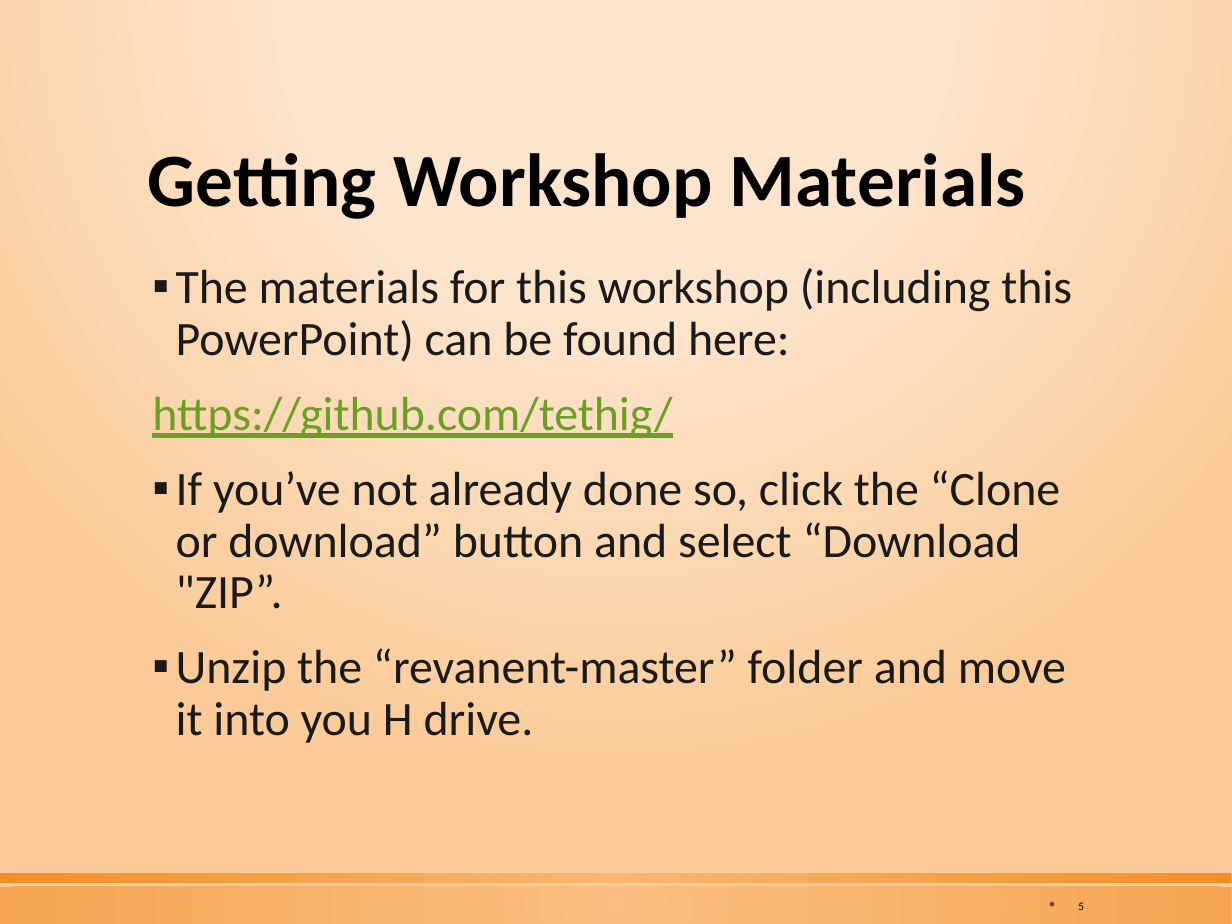
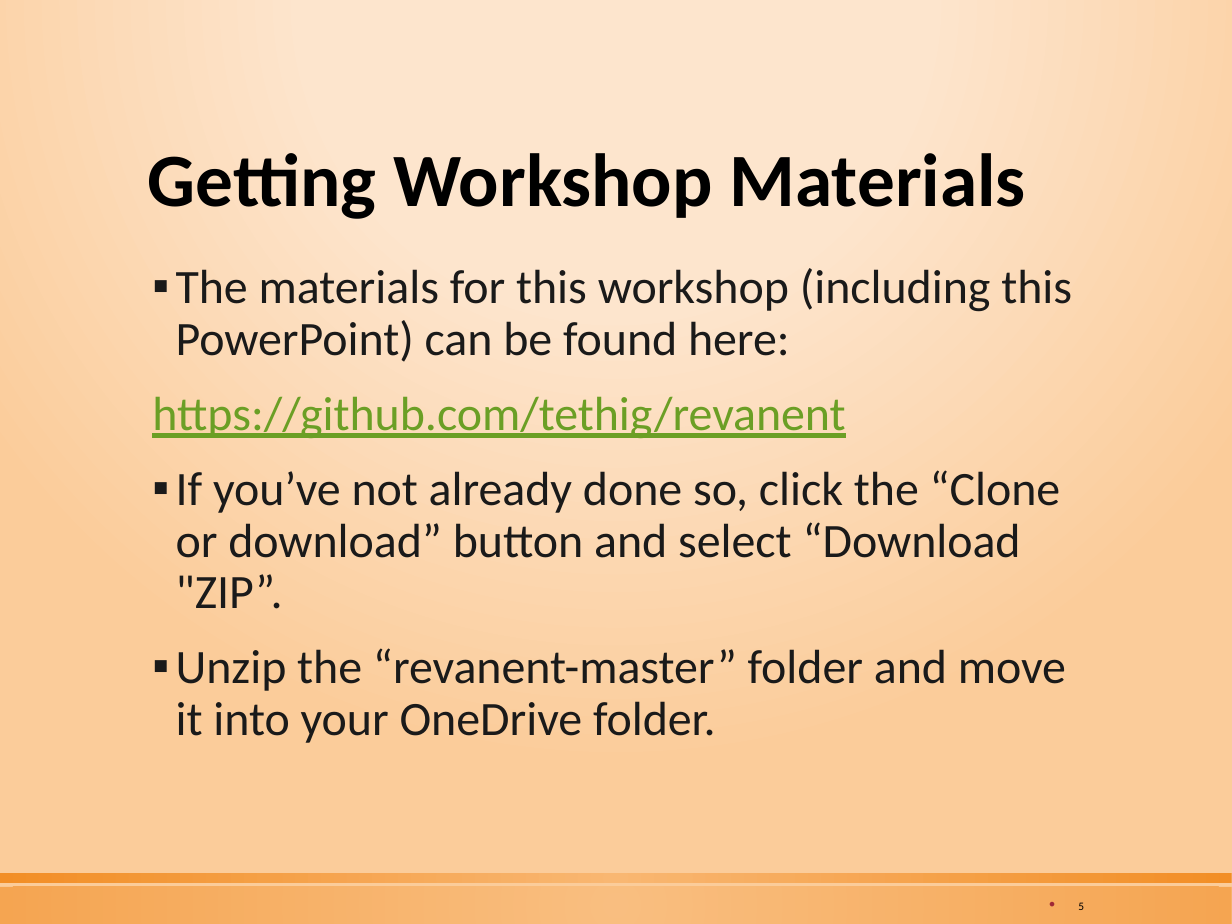
Before and after one commit to tethig/revanent, a slide deck: slide 5 of R Workshop 1 (Introduction).pptx. Drawn at 1232x924 pixels with LibreOffice and Linux fonts; fonts in the diff are those of the drawing. Boxes give left, top, right and bottom in pixels: in the first picture for what was removed or moved away, otherwise in the second. Text is boxed around its words. In the diff, an @@ line names an element or a change of style, - is before the commit and + after.

```diff
--- a/R Workshop 1 (Introduction).pptx
+++ b/R Workshop 1 (Introduction).pptx
@@ text at bbox=[152, 396, 845, 438]: text changed @@
-https://github.com/tethig/
+https://github.com/tethig/revanent
@@ text at bbox=[176, 648, 1066, 743]: text changed @@
-▪ Unzip the “revanent-master” folder and move it into you H drive.
+▪ Unzip the “revanent-master” folder and move it into your OneDrive folder.
```
Also in this commit, not shown: 4 other slides changed, 1 slide added, 1 other file.
